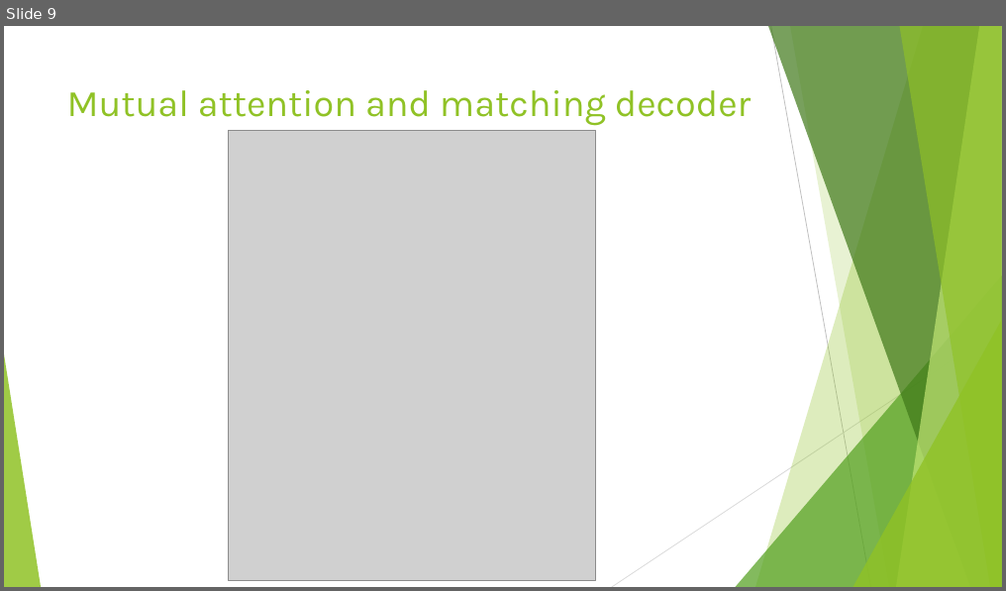
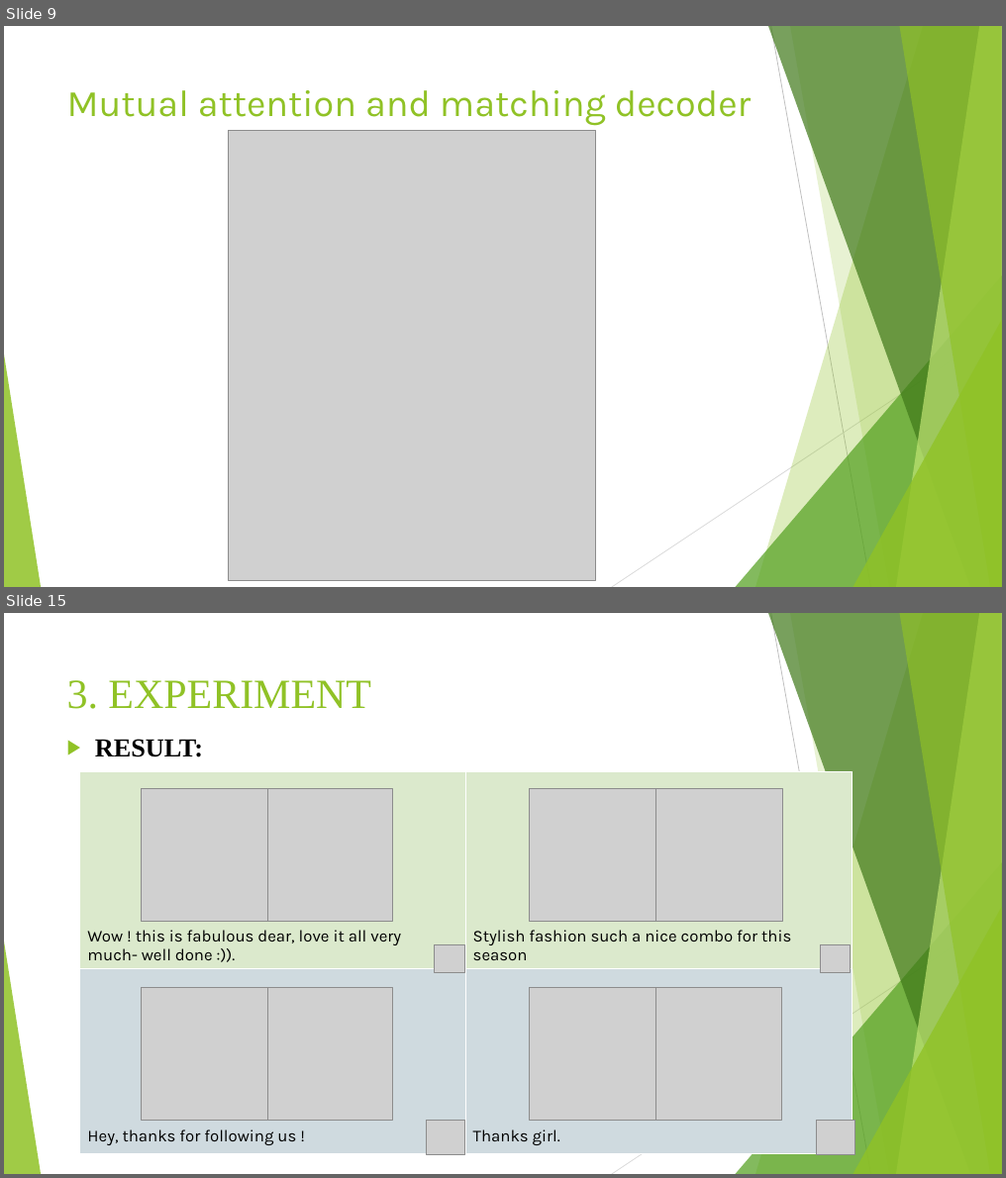
Before and after one commit to trungpham2701/KLTN-CommentGenerationForOutfit, a slide deck: BaoCaoKLTN.pptx. Shown one above the other, each under a label of ours: slide 9 before the commit, slides 9 and 15 after it; the slides between them are not shown. The pictures are 1006x591 and 1006x1178 pixels, drawn with LibreOffice and Linux fonts; fonts in the diff are those of the drawing; grey boxes stand for pictures. Boxes give left, top, right and bottom in pixels: in the first picture for what was removed or moved away, otherwise in the second. Text is boxed around its words. In the diff, an @@ line names an element or a change of style, - is before the commit and + after.

```diff
--- a/BaoCaoKLTN.pptx
+++ b/BaoCaoKLTN.pptx
@@ slide 15 added at <box>4,613,1002,1174</box>, background #FFFFFF; not listed: 10 template elements that a slide beside it also shows @@
@@ title added at <box>67,680,371,709</box>, 40 pt, text #90C226 @@
+3. EXPERIMENT
@@ text added at <box>95,739,203,758</box>, 25 pt, text #000000, bold @@
+▶ RESULT:
@@ table added at <box>80,771,852,1158</box>, 2 rows, 2 columns @@
+Wow ! this is fabulous dear, love it all very / much- well done :)). | Stylish fashion such a nice combo for this / season
+Hey, thanks for following us ! | Thanks girl.
@@ picture added at <box>141,789,267,922</box> @@
@@ picture added at <box>267,789,392,922</box> @@
@@ picture added at <box>530,789,656,922</box> @@
@@ picture added at <box>656,789,783,922</box> @@
@@ picture added at <box>435,946,464,973</box> @@
@@ picture added at <box>820,946,849,973</box> @@
@@ picture added at <box>141,988,267,1121</box> @@
@@ picture added at <box>267,988,392,1121</box> @@
@@ picture added at <box>530,988,656,1121</box> @@
@@ picture added at <box>656,988,782,1121</box> @@
@@ picture added at <box>426,1121,464,1155</box> @@
@@ picture added at <box>816,1121,854,1155</box> @@
```
Also in this commit, not shown: 15 slides changed, 5 other slides added, 6 slides removed.
